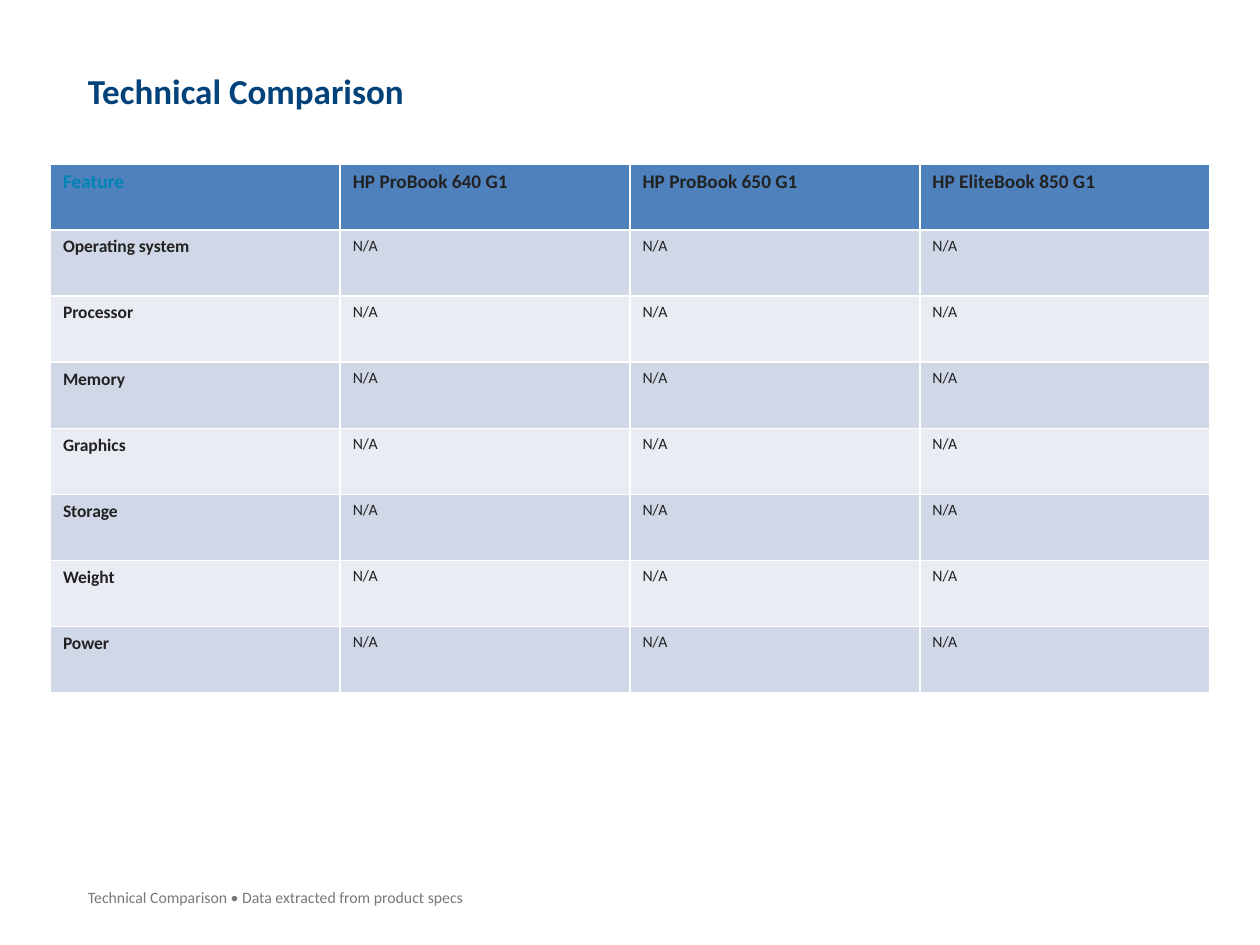
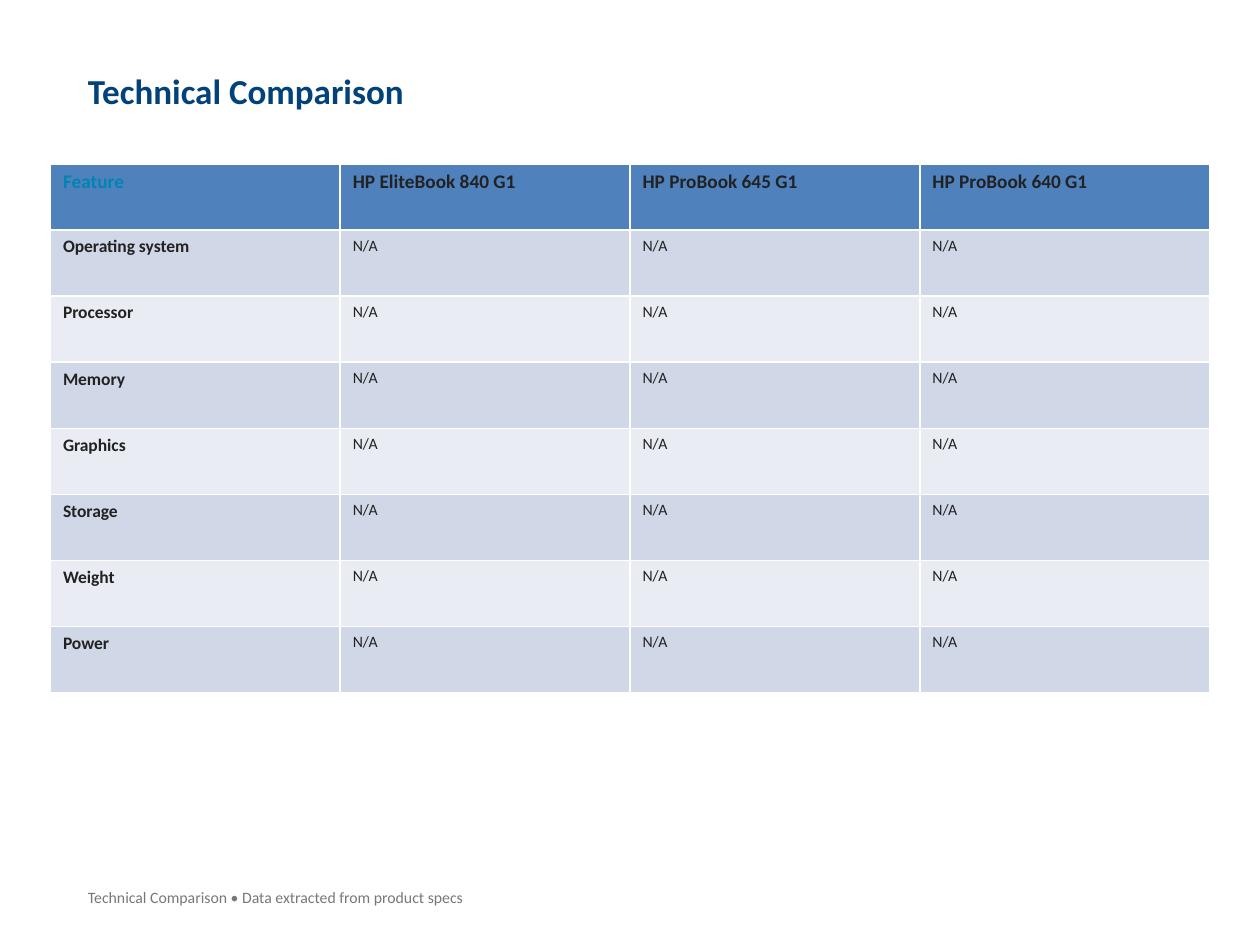
Before and after one commit to Abhinav-u2/hp-ai-deck-generator, a slide deck: slide 7 of HP_Proposal_Professional.pptx. Drawn at 1260x945 pixels with LibreOffice and Linux fonts; fonts in the diff are those of the drawing. Boxes give left, top, right and bottom in pixels: in the first picture for what was removed or moved away, otherwise in the second. Text is boxed around its words. In the diff, an @@ line names an element or a change of style, - is before the commit and + after.

```diff
--- a/HP_Proposal_Professional.pptx
+++ b/HP_Proposal_Professional.pptx
@@ table at (x1=50, y1=164, x2=1210, y2=693) @@
-row 1: Feature | HP ProBook 640 G1 | HP ProBook 650 G1 | HP EliteBook 850 G1
+row 1: Feature | HP EliteBook 840 G1 | HP ProBook 645 G1 | HP ProBook 640 G1
```
Also in this commit, not shown: 7 other slides changed, 5 other files.
